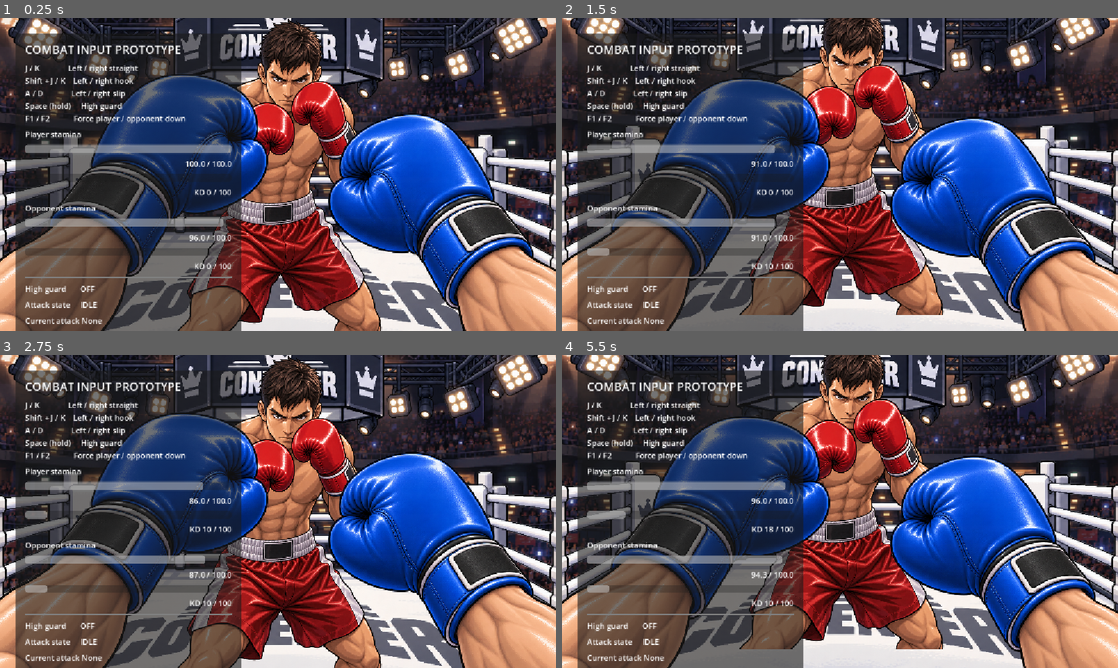
Above: before the commit, frames 1-4 (two rows, left to right).
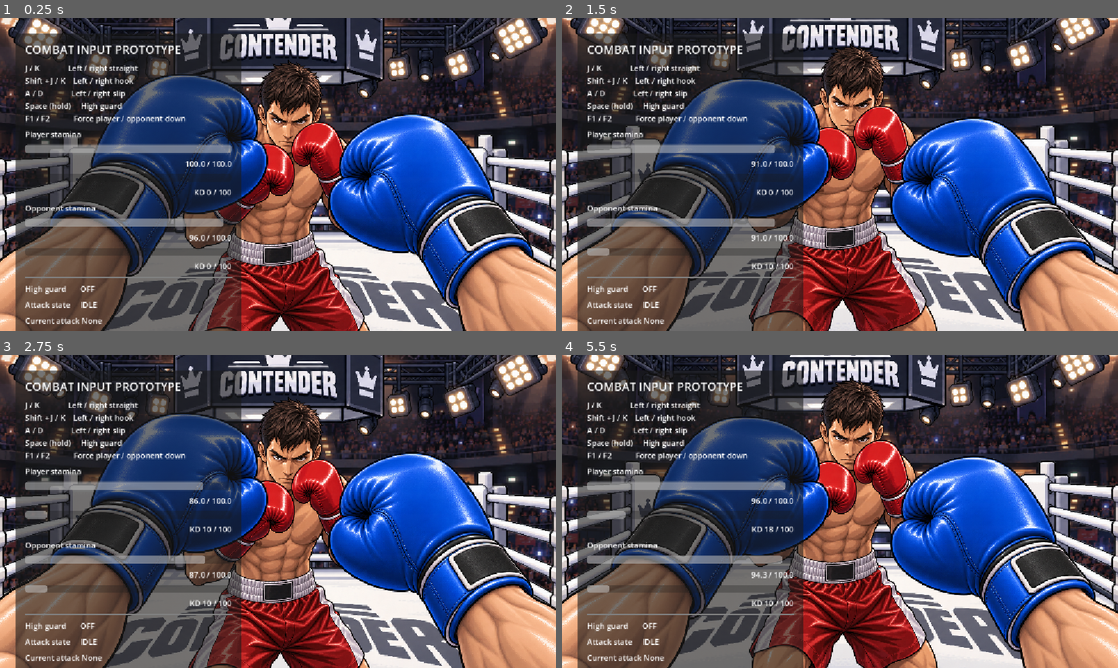
Above: after the commit, the same moments.

Repository: czhskr/Contender
Game: Godot game, scene res://scenes/game.tscn
Two runs of this game, one before a commit and one after it. Both use one fixed random seed, a clock stepped at 60 frames per second and the inputs below.
Inputs:
- Up to frame 1 (0.25 s): no input
- Up to frame 2 (1.5 s): tap Enter at 0.5 s; hold K (combat_right_straight) 0.53-1.28 s; tap Space (combat_high_guard) at 0.6, 1.35 s; hold S (combat_evade_down) from 1.28 s (still down)
- Up to frame 3 (2.75 s): release S (combat_evade_down) at 2.03 s; hold K (combat_right_straight) from 2.03 s (still down); tap Space (combat_high_guard) at 2.1 s
- Up to frame 4 (5.5 s): tap Space (combat_high_guard) every 0.75 s from 2.85 to 5.1 s; release K (combat_right_straight) at 3.53 s; hold J (combat_left_straight) 3.53-5.03 s; hold S (combat_evade_down) from 5.03 s (still down)

The runs differ from the first frame. In frame 1, 18% of the frame differs, in the area x 31-69%, y 0-100%; in frame 2, 19%; in frame 3, 18%; in frame 4, 19%.

Commit message:
fix: refine evade framing and parallax coverage

Diff:
--- a/continuous_evade_smoke_test.gd
+++ b/continuous_evade_smoke_test.gd
@@ -430,7 +430,6 @@
 		visual.add_child(player)
 		visual.add_child(opponent)
 		root.add_child(evade)
-		root.add_child(rounds)
 		await process_frame
 
 		evade.set_movement_direction(direction)
--- a/scripts/combat_visual_root.gd
+++ b/scripts/combat_visual_root.gd
@@ -9,6 +9,7 @@
 const DefenseResolverType = preload("res://scripts/player_defense_resolver.gd")
 const KnockdownManagerType = preload("res://scripts/knockdown_manager.gd")
 const PlayerEvadeType = preload("res://scripts/player_evade.gd")
+const DisplayLayout = preload("res://scripts/visual_display_layout.gd")
 
 @export var viewport_size := Vector2(1152, 648)
 
@@ -95,6 +96,7 @@
 	base_position = position
 	_resolve_wired_nodes()
 	_apply_background_overscan()
+	_apply_opponent_down_framing()
 	_apply_composed_position()
 	set_process(true)
 
@@ -286,6 +288,26 @@
 	_reset_world_parallax_immediate()
 	if player_visual != null and player_visual.has_method("reset_evade_visual_immediate"):
 		player_visual.reset_evade_visual_immediate()
+
+
+## Max upward shift of the opponent canvas (negative Y).
+## Settled DOWN is parallax 40 + pass-by 40 = 80.
+## A LEFT/RIGHT→DOWN transition can still hold full weave (45) when pass-by (-40) starts,
+## so the peak is max(DOWN, weave) + pass-by.
+func max_opponent_upward_lift() -> float:
+	return maxf(parallax_opponent_down_y, weave_depth_opponent) + evade_down_passby_offset_y
+
+
+func _apply_opponent_down_framing() -> void:
+	if opponent_visual == null:
+		return
+	var lift := max_opponent_upward_lift()
+	var canvas_h := DisplayLayout.OPPONENT_SOURCE_CANVAS_SIZE.y * float(opponent_visual.opponent_display_scale)
+	## base_y + canvas_h - lift == viewport bottom.
+	var base_y := viewport_size.y - canvas_h + lift
+	opponent_visual.asset_base_position.y = base_y
+	if opponent_visual.has_method("apply_composed_transform"):
+		opponent_visual.apply_composed_transform()
 
 
 func _apply_background_overscan() -> void:
--- a/scripts/opponent_visual.gd
+++ b/scripts/opponent_visual.gd
@@ -33,8 +33,9 @@
 @export_group("Display")
 ## Shared by every Opponent pose. Contain fit (height-limited): 648/1024 ≈ 0.6328.
 @export var opponent_display_scale := DisplayLayout.DEFAULT_OPPONENT_DISPLAY_SCALE
-## Top-left of scaled canvas. Default = bottom-aligned + horizontal center.
-@export var asset_base_position := Vector2(90, 0)
+## Top-left of scaled canvas. X stays centered. Y is set so max DOWN lift
+## puts the canvas bottom on the viewport bottom (CombatVisualRoot).
+@export var asset_base_position := Vector2(90, 85)
 
 @export_group("Textures")
 @export var texture_idle := "res://assets/opponent/o.Nstance.png"
@@ -392,6 +393,10 @@
 		push_warning("OpponentVisual missing texture: %s" % texture_path)
 	_apply_composed_transform()
 	_set_visual_state(state_name)
+
+
+func apply_composed_transform() -> void:
+	_apply_composed_transform()
 
 
 func _apply_composed_transform() -> void:
--- a/visual_motion_smoke_test.gd
+++ b/visual_motion_smoke_test.gd
@@ -35,6 +35,7 @@
 	_check_attack_to_guard_threshold(failures)
 	_check_opponent_recovery(failures)
 	await _check_background_overscan(failures)
+	await _check_opponent_down_coverage(failures)
 	_check_no_player_health(failures)
 	_check_scene(failures)
 
@@ -500,6 +501,62 @@
 	await process_frame
 
 
+func _check_opponent_down_coverage(failures: Array[String]) -> void:
+	var opponent := OpponentVisualType.new()
+	root.add_child(opponent)
+	await process_frame
+	if opponent.get_node_or_null("Anchor/BottomBleed") != null:
+		failures.append("BottomBleed must be removed")
+	var scale := opponent.opponent_display_scale
+	if not is_equal_approx(scale, 648.0 / 1024.0):
+		failures.append("Opponent contain scale changed")
+	var player := PlayerVisualType.new()
+	if not is_equal_approx(player.player_display_scale, 0.75):
+		failures.append("Player scale must stay 0.75")
+	player.free()
+
+	var root_v := CombatVisualRootType.new()
+	root_v.opponent_visual = opponent
+	root_v.viewport_size = Vector2(1152, 648)
+	root_v._apply_opponent_down_framing()
+	var lift := root_v.max_opponent_upward_lift()
+	if not is_equal_approx(lift, 85.0):
+		failures.append("Max upward lift expected 85, got %.2f" % lift)
+	if not is_equal_approx(root_v.parallax_opponent_x, 90.0):
+		failures.append("Opponent horizontal parallax changed")
+	if not is_equal_approx(root_v.parallax_opponent_down_y, 40.0):
+		failures.append("Opponent DOWN parallax changed")
+	if not is_equal_approx(root_v.evade_down_passby_offset_y, 40.0):
+		failures.append("DOWN pass-by magnitude changed")
+	var canvas_h := 1024.0 * scale
+	var center_top := opponent.asset_base_position.y
+	var center_bottom := center_top + canvas_h
+	var max_bottom := center_bottom - lift
+	if absf(max_bottom - 648.0) > 2.0:
+		failures.append("MAX DOWN canvas bottom %.2f is not viewport 648" % max_bottom)
+	if center_top < 80.0:
+		failures.append("CENTER framing did not shift down with the max lift")
+
+	var opaque_left := 437.0 * scale
+	var opaque_right := 1106.0 * scale
+	var left_edge := opponent.asset_base_position.x - 90.0 + opaque_left
+	var right_edge := opponent.asset_base_position.x + 90.0 + opaque_right
+	if left_edge < -0.5 or right_edge > 1152.5:
+		failures.append("Horizontal ±90 clips idle opaque bounds")
+
+	opponent._stop_breathing()
+	opponent.set_parallax_offset(Vector2(0.0, -40.0))
+	opponent.apply_evade_passby_offset(Vector2(0.0, -40.0))
+	opponent._knockdown_offset = Vector2(0.0, 70.0)
+	opponent._apply_composed_transform()
+	var expected_y := opponent.asset_base_position.y - 40.0 - 40.0 + 70.0
+	if not is_equal_approx(opponent._anchor.position.y, expected_y):
+		failures.append("Knockdown must still add to evade offsets")
+	root_v.free()
+	opponent.queue_free()
+	await process_frame
+
+
 func _check_no_player_health(failures: Array[String]) -> void:
 	if FileAccess.file_exists("res://scripts/player_health.gd"):
 		failures.append("player_health.gd still exists")
Not shown, changed: AGENTS.md
